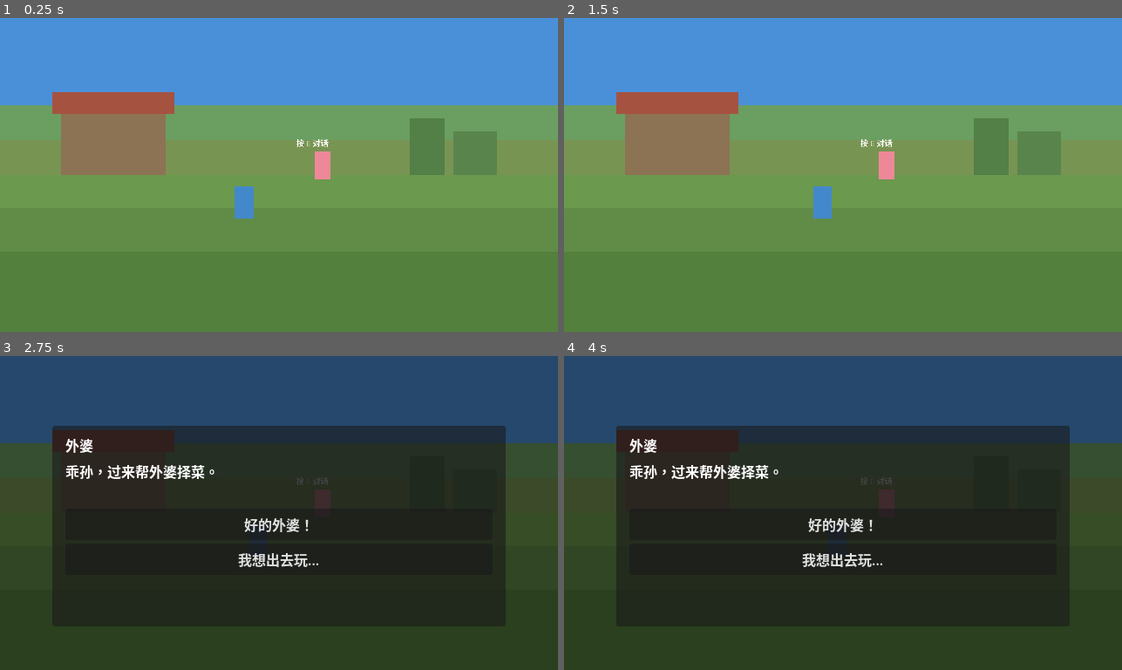
Above: before the commit, frames 1-4 (two rows, left to right).
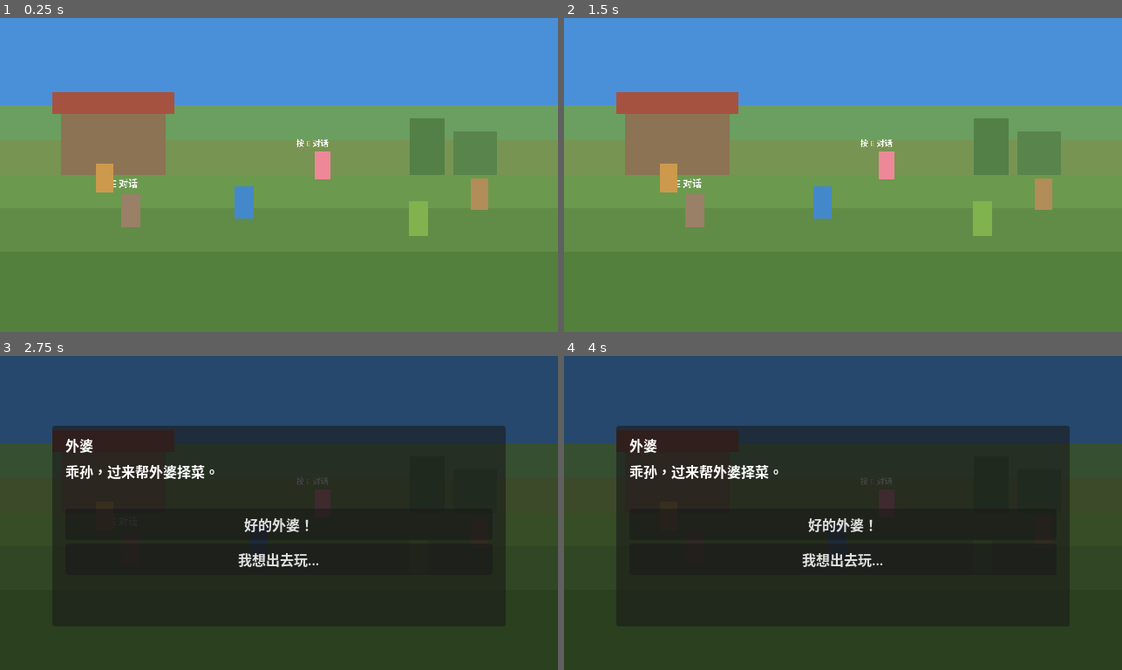
Above: after the commit, the same moments.

Repository: yuanzhoucanxiang/caojie
Game: Godot game, scene res://scenes/main.tscn
The game is run twice, just before and just after one commit, with the same random seed, the same clock (stepped at 60 frames per second) and the same inputs.
Inputs:
- Up to frame 1 (0.25 s): no input
- Up to frame 2 (1.5 s): tap Enter at 0.5 s; hold D (move_right) 0.53-1.25 s; tap E (interact) at 0.6 s; click "好的外婆！" at 1.25 s
- Up to frame 3 (2.75 s): tap Space at 2 s; hold S (move_down) from 2.03 s (still down); tap E (interact) at 2.1 s
- Up to frame 4 (4 s): release S (move_down) at 2.75 s; click "我想出去玩..." at 2.75 s; tap Enter at 3.5 s; hold D (move_right) from 3.53 s (still down); tap E (interact) at 3.6 s

The runs differ from the first frame. In frame 1, 1.4% of the frame differs, in the area x 17-88%, y 46-70%; in frame 2, 1.4%; in frame 3, less than 0.1%; in frame 4, less than 0.1%.

Commit message:
搭建游戏框架：DialogueManager autoload + 5个NPC + 信号重构 + 代码规范

Diff:
--- a/project.godot
+++ b/project.godot
@@ -19,6 +19,7 @@
 [autoload]
 
 GameState="*res://scripts/autoload/game_state.gd"
+DialogueManager="*res://scripts/autoload/dialogue_manager.gd"
 
 [display]
 
--- a/scenes/main.tscn
+++ b/scenes/main.tscn
@@ -1,9 +1,13 @@
-[gd_scene load_steps=6 format=3]
+[gd_scene load_steps=9 format=3]
 
 [ext_resource type="Script" path="res://scripts/main.gd" id="1_main"]
 [ext_resource type="Script" path="res://scripts/ui/dialogue_panel.gd" id="2_dialogue_ui"]
 [ext_resource type="PackedScene" path="res://scenes/player.tscn" id="3_player_scene"]
-[ext_resource type="PackedScene" path="res://scenes/npc_grandmother.tscn" id="4_npc_scene"]
+[ext_resource type="PackedScene" path="res://scenes/npcs/npc_grandmother.tscn" id="4_grandmother"]
+[ext_resource type="PackedScene" path="res://scenes/npcs/npc_uncle.tscn" id="5_uncle"]
+[ext_resource type="PackedScene" path="res://scenes/npcs/npc_aunt.tscn" id="6_aunt"]
+[ext_resource type="PackedScene" path="res://scenes/npcs/npc_cousin2.tscn" id="7_cousin2"]
+[ext_resource type="PackedScene" path="res://scenes/npcs/npc_xiaoming.tscn" id="8_xiaoming"]
 
 [node name="Main" type="Node2D"]
 script = ExtResource("1_main")
@@ -119,8 +123,20 @@
 [node name="Player" parent="." instance=ExtResource("3_player_scene")]
 position = Vector2(280, 230)
 
-[node name="Grandmother" parent="." instance=ExtResource("4_npc_scene")]
+[node name="Grandmother" parent="." instance=ExtResource("4_grandmother")]
 position = Vector2(370, 185)
+
+[node name="Uncle" parent="." instance=ExtResource("5_uncle")]
+position = Vector2(150, 240)
+
+[node name="Aunt" parent="." instance=ExtResource("6_aunt")]
+position = Vector2(120, 200)
+
+[node name="Cousin2" parent="." instance=ExtResource("7_cousin2")]
+position = Vector2(480, 250)
+
+[node name="Xiaoming" parent="." instance=ExtResource("8_xiaoming")]
+position = Vector2(550, 220)
 
 [node name="DialogueUI" type="CanvasLayer" parent="."]
 layer = 10
--- /dev/null
+++ b/scenes/npcs/npc_aunt.tscn
@@ -0,0 +1,14 @@
+[gd_scene load_steps=3 format=3]
+
+[ext_resource type="Script" path="res://scripts/npc/npc_aunt.gd" id="1_npc"]
+
+[sub_resource type="CircleShape2D" id="interact_zone_shape"]
+radius = 90.0
+
+[node name="Aunt" type="StaticBody2D"]
+script = ExtResource("1_npc")
+
+[node name="InteractionZone" type="Area2D" parent="."]
+
+[node name="CollisionShape2D" type="CollisionShape2D" parent="InteractionZone"]
+shape = SubResource("interact_zone_shape")
--- /dev/null
+++ b/scenes/npcs/npc_cousin2.tscn
@@ -0,0 +1,14 @@
+[gd_scene load_steps=3 format=3]
+
+[ext_resource type="Script" path="res://scripts/npc/npc_cousin2.gd" id="1_npc"]
+
+[sub_resource type="CircleShape2D" id="interact_zone_shape"]
+radius = 90.0
+
+[node name="Cousin2" type="StaticBody2D"]
+script = ExtResource("1_npc")
+
+[node name="InteractionZone" type="Area2D" parent="."]
+
+[node name="CollisionShape2D" type="CollisionShape2D" parent="InteractionZone"]
+shape = SubResource("interact_zone_shape")
--- /dev/null
+++ b/scenes/npcs/npc_grandmother.tscn
@@ -0,0 +1,14 @@
+[gd_scene load_steps=3 format=3]
+
+[ext_resource type="Script" path="res://scripts/npc/npc_grandmother.gd" id="1_npc"]
+
+[sub_resource type="CircleShape2D" id="interact_zone_shape"]
+radius = 90.0
+
+[node name="Grandmother" type="StaticBody2D"]
+script = ExtResource("1_npc")
+
+[node name="InteractionZone" type="Area2D" parent="."]
+
+[node name="CollisionShape2D" type="CollisionShape2D" parent="InteractionZone"]
+shape = SubResource("interact_zone_shape")
--- /dev/null
+++ b/scenes/npcs/npc_uncle.tscn
@@ -0,0 +1,14 @@
+[gd_scene load_steps=3 format=3]
+
+[ext_resource type="Script" path="res://scripts/npc/npc_uncle.gd" id="1_npc"]
+
+[sub_resource type="CircleShape2D" id="interact_zone_shape"]
+radius = 90.0
+
+[node name="Uncle" type="StaticBody2D"]
+script = ExtResource("1_npc")
+
+[node name="InteractionZone" type="Area2D" parent="."]
+
+[node name="CollisionShape2D" type="CollisionShape2D" parent="InteractionZone"]
+shape = SubResource("interact_zone_shape")
--- /dev/null
+++ b/scenes/npcs/npc_xiaoming.tscn
@@ -0,0 +1,14 @@
+[gd_scene load_steps=3 format=3]
+
+[ext_resource type="Script" path="res://scripts/npc/npc_xiaoming.gd" id="1_npc"]
+
+[sub_resource type="CircleShape2D" id="interact_zone_shape"]
+radius = 90.0
+
+[node name="Xiaoming" type="StaticBody2D"]
+script = ExtResource("1_npc")
+
+[node name="InteractionZone" type="Area2D" parent="."]
+
+[node name="CollisionShape2D" type="CollisionShape2D" parent="InteractionZone"]
+shape = SubResource("interact_zone_shape")
--- /dev/null
+++ b/scripts/autoload/dialogue_manager.gd
@@ -0,0 +1,79 @@
+## 职责：全局对话调度——接收NPC对话请求，驱动UI显示，管理对话状态
+## 谁使用它：所有 NPC（通过 dialogue_request 信号）、Main（监听开始/结束信号）
+## 它使用谁：GameState（应用属性变化）、DialogueUI（显示对话）
+
+extends Node
+
+signal dialogue_started
+signal dialogue_finished
+
+enum State { IDLE, SHOWING_SPEECH, SHOWING_CHOICES }
+var current_state: State = State.IDLE
+
+var _current_event_id: String = ""
+var _current_npc: Node = null
+
+
+func start_dialogue(npc: Node, event_data: Dictionary) -> void:
+	## 开始一次对话。NPC 调用此方法传入事件数据。
+	if current_state != State.IDLE:
+		return
+
+	_current_npc = npc
+	_current_event_id = event_data.get("id", "")
+	current_state = State.SHOWING_SPEECH
+	dialogue_started.emit()
+
+	# 获取 DialogueUI 节点（在 main 场景中）
+	var dialogue_ui = _get_dialogue_ui()
+	if dialogue_ui == null:
+		push_error("DialogueManager: 找不到 DialogueUI 节点")
+		_finish_dialogue()
+		return
+
+	# 显示对话
+	var npc_name: String = ""
+	if npc and npc.has_method("get"):
+		npc_name = npc.get("npc_name") if npc.get("npc_name") else ""
+	dialogue_ui.start_dialogue(npc_name, event_data)
+
+	# 切换到选择状态
+	current_state = State.SHOWING_CHOICES
+
+
+func on_choice_selected(choice_index: int, choices: Array) -> void:
+	## 玩家选择了某个选项。由 DialogueUI 调用。
+	if current_state != State.SHOWING_CHOICES:
+		return
+
+	var chosen: Dictionary = choices[choice_index]
+	var effects: Dictionary = chosen.get("effects", {})
+
+	# 应用属性变化
+	for attr_name in effects:
+		GameState.change_attribute(attr_name, effects[attr_name])
+
+	# 标记事件完成
+	if not _current_event_id.is_empty():
+		GameState.complete_event(_current_event_id)
+
+	_finish_dialogue()
+
+
+func _finish_dialogue() -> void:
+	current_state = State.IDLE
+	_current_event_id = ""
+	_current_npc = null
+	dialogue_finished.emit()
+
+
+func _get_dialogue_ui() -> Node:
+	## 在场景树中查找 DialogueUI 节点
+	var main = get_tree().current_scene
+	if main:
+		return main.get_node_or_null("DialogueUI")
+	return null
+
+
+func is_dialogue_active() -> bool:
+	return current_state != State.IDLE
--- a/scripts/main.gd
+++ b/scripts/main.gd
@@ -1,20 +1,31 @@
+## 职责：主场景控制器——绑定NPC、监听对话信号暂停/恢复玩家
+## 谁使用它：Godot 引擎（自动加载此场景）
+## 它使用谁：DialogueManager、Player、所有 NPC
+
 extends Node2D
 
-@onready var dialogue_ui: CanvasLayer = $DialogueUI
 @onready var player: CharacterBody2D = $Player
-@onready var grandmother: StaticBody2D = $Grandmother
 
 
 func _ready() -> void:
-	grandmother.dialogue_triggered.connect(_on_dialogue_triggered)
-	dialogue_ui.dialogue_finished.connect(_on_dialogue_finished)
 	player.add_to_group("player")
+	_bind_all_npcs()
+	DialogueManager.dialogue_started.connect(_on_dialogue_started)
+	DialogueManager.dialogue_finished.connect(_on_dialogue_finished)
 
 
-func _on_dialogue_triggered(npc_name: String, event_data: Dictionary) -> void:
+func _bind_all_npcs() -> void:
+	## 自动查找场景中所有 NPCBase 子类，连接它们的 dialogue_request 信号
+	for child in get_children():
+		if child.has_signal("dialogue_request"):
+			child.dialogue_request.connect(
+				func(npc, data): DialogueManager.start_dialogue(npc, data)
+			)
+
+
+func _on_dialogue_started() -> void:
 	player.set_physics_process(false)
 	player.set_process(false)
-	dialogue_ui.start_dialogue(npc_name, event_data)
 
 
 func _on_dialogue_finished() -> void:
--- /dev/null
+++ b/scripts/npc/npc_aunt.gd
@@ -0,0 +1,25 @@
+## 职责：舅妈NPC——定义舅妈的专属事件数据
+extends NPCBase
+
+func _ready() -> void:
+	npc_id = "aunt"
+	npc_name = "舅妈"
+	sprite_color = Color(0.8, 0.6, 0.3, 1)
+	default_text = "在忙呢，等会儿吃饭。"
+	default_expression = "normal"
+	super._ready()
+
+
+func _get_events() -> Array[Dictionary]:
+	return [
+		{
+			"id": "at_event_1",
+			"conditions": [],
+			"text": "饿了吧？饭快好了，再等一会儿。",
+			"expression": "kind",
+			"choices": [
+				{"text": "谢谢舅妈！", "effects": {"懂事": 1, "亲密": 1}},
+				{"text": "还好，不饿。", "effects": {}}
+			]
+		}
+	]
--- a/scripts/npc/npc_base.gd
+++ b/scripts/npc/npc_base.gd
@@ -1,12 +1,19 @@
+## 职责：NPC基类——交互区域检测、提示显示、事件条件匹配、发出对话请求
+## 谁使用它：Main（自动绑定）、Player（通过 interact_pressed 广播信号）
+## 它使用谁：GameState（条件检查）、DialogueManager（通过信号间接调用）
+
+class_name NPCBase
 extends StaticBody2D
 
-signal dialogue_triggered(npc_name: String, event_data: Dictionary)
+signal dialogue_request(npc_node: Node, event_data: Dictionary)
 
-@export var npc_id: String = "grandmother"
-@export var npc_name: String = "外婆"
+@export var npc_id: String = ""
+@export var npc_name: String = ""
+@export var sprite_color: Color = Color(0.933, 0.533, 0.6, 1)
+@export var default_text: String = "..."
+@export var default_expression: String = "normal"
 
 const SPRITE_SIZE: Vector2 = Vector2(24, 42)
-const SPRITE_COLOR: Color = Color(0.933, 0.533, 0.6, 1)
 
 const DEPTH_MIN_Y: float = 150.0
 const DEPTH_MAX_Y: float = 270.0
@@ -15,12 +22,12 @@
 
 @onready var interaction_zone: Area2D = $InteractionZone
 
-var _show_prompt: bool = false
+var _in_range: bool = false
 
 
 func _draw() -> void:
-	draw_rect(Rect2(-SPRITE_SIZE.x / 2, -SPRITE_SIZE.y, SPRITE_SIZE.x, SPRITE_SIZE.y), SPRITE_COLOR)
-	if _show_prompt:
+	draw_rect(Rect2(-SPRITE_SIZE.x / 2, -SPRITE_SIZE.y, SPRITE_SIZE.x, SPRITE_SIZE.y), sprite_color)
+	if _in_range:
 		var font: Font = ThemeDB.fallback_font
 		draw_string(font, Vector2(-40, -50), "按 E 对话", HORIZONTAL_ALIGNMENT_CENTER, -1, 12)
 
@@ -29,6 +36,31 @@
 	_update_depth_scale()
 	interaction_zone.area_entered.connect(_on_area_entered)
 	interaction_zone.area_exited.connect(_on_area_exited)
+	# 延迟一帧等场景树就绪，然后注册到玩家
+	_register_to_player()
+
+
+func _register_to_player() -> void:
+	await get_tree().process_frame
+	var player_node = get_tree().get_first_node_in_group("player")
+	if player_node and player_node.has_signal("interact_pressed"):
+		player_node.interact_pressed.connect(_on_player_interact)
+
+
+func _on_player_interact() -> void:
+	if not _in_range:
+		return
+	var event: Dictionary = _get_available_event()
+	if not event.is_empty():
+		dialogue_request.emit(self, event)
+	else:
+		var fallback: Dictionary = {
+			"id": "",
+			"text": default_text,
+			"expression": default_expression,
+			"choices": [{"text": "好的", "effects": {}}]
+		}
+		dialogue_request.emit(self, fallback)
 
 
 func _update_depth_scale() -> void:
@@ -37,81 +69,9 @@
 	scale = Vector2(s, s)
 
 
+## 子类重写此方法，返回该NPC的事件列表
 func _get_events() -> Array[Dictionary]:
-	return [
-		{
-			"id": "event_1",
-			"conditions": [],
-			"text": "乖孙，过来帮外婆择菜。",
-			"choices": [
-				{
-					"text": "好的外婆！",
-					"effects": {"懂事": 1, "亲密": 1}
-				},
-				{
-					"text": "我想出去玩...",
-					"effects": {"好奇": 1, "亲密": -1}
-				}
-			]
-		},
-		{
-			"id": "event_2",
-			"conditions": ["event_completed:event_1"],
-			"text": "来，外婆给你讲个故事。从前啊……",
-			"choices": [
-				{
-					"text": "认真听外婆讲",
-					"effects": {"懂事": 1, "亲密": 1}
-				},
-				{
-					"text": "追着问各种问题",
-					"effects": {"好奇": 1, "勤劳": -1}
-				}
-			]
-		},
-		{
-			"id": "event_3",
-			"conditions": ["event_completed:event_2"],
-			"text": "院子的菜该浇水了，你要不要来试试？",
-			"choices": [
-				{
-					"text": "积极帮忙！",
-					"effects": {"勤劳": 1, "体力": 1, "亲密": 1}
-				},
-				{
-					"text": "装作没听见……",
-					"effects": {"懂事": -1}
-				}
-			]
-		}
-	]
-
-
-func _on_area_entered(area: Area2D) -> void:
-	if area.get_parent().is_in_group("player"):
-		_show_prompt = true
-		queue_redraw()
-
-
-func _on_area_exited(area: Area2D) -> void:
-	if area.get_parent().is_in_group("player"):
-		_show_prompt = false
-		queue_redraw()
-
-
-func trigger_dialogue() -> void:
-	var event: Dictionary = _get_available_event()
-	if not event.is_empty():
-		dialogue_triggered.emit(npc_name, event)
-	else:
-		var fallback: Dictionary = {
-			"id": "",
-			"text": "乖孙，今天没有特别的事。去找点事做吧。",
-			"choices": [
-				{"text": "好的外婆", "effects": {}}
-			]
-		}
-		dialogue_triggered.emit(npc_name, fallback)
+	return []
 
 
 func _get_available_event() -> Dictionary:
@@ -136,3 +96,15 @@
 				if not GameState.check_attribute(attr_name, min_val):
 					return false
 	return true
+
+
+func _on_area_entered(area: Area2D) -> void:
+	if area.get_parent().is_in_group("player"):
+		_in_range = true
+		queue_redraw()
+
+
+func _on_area_exited(area: Area2D) -> void:
+	if area.get_parent().is_in_group("player"):
+		_in_range = false
+		queue_redraw()
--- /dev/null
+++ b/scripts/npc/npc_cousin2.gd
@@ -0,0 +1,25 @@
+## 职责：二表哥NPC——定义二表哥的专属事件数据
+extends NPCBase
+
+func _ready() -> void:
+	npc_id = "cousin2"
+	npc_name = "二表哥"
+	sprite_color = Color(0.5, 0.7, 0.3, 1)
+	default_text = "走啊走啊，待着多无聊！"
+	default_expression = "grin"
+	super._ready()
+
+
+func _get_events() -> Array[Dictionary]:
+	return [
+		{
+			"id": "c2_event_1",
+			"conditions": [],
+			"text": "走！带你去抓青蛙！",
+			"expression": "grin",
+			"choices": [
+				{"text": "走！", "effects": {"好奇": 1, "体力": 1, "亲密": 1}},
+				{"text": "去哪里抓？", "effects": {"好奇": 1}}
+			]
+		}
+	]
--- /dev/null
+++ b/scripts/npc/npc_grandmother.gd
@@ -0,0 +1,45 @@
+## 职责：外婆NPC——定义外婆的专属事件数据
+extends NPCBase
+
+func _ready() -> void:
+	npc_id = "grandmother"
+	npc_name = "外婆"
+	sprite_color = Color(0.933, 0.533, 0.6, 1)
+	default_text = "乖孙，今天没有特别的事。去找点事做吧。"
+	default_expression = "normal"
+	super._ready()
+
+
+func _get_events() -> Array[Dictionary]:
+	return [
+		{
+			"id": "gm_event_1",
+			"conditions": [],
+			"text": "乖孙，过来帮外婆择菜。",
+			"expression": "smile",
+			"choices": [
+				{"text": "好的外婆！", "effects": {"懂事": 1, "亲密": 1}},
+				{"text": "我想出去玩...", "effects": {"好奇": 1, "亲密": -1}}
+			]
+		},
+		{
+			"id": "gm_event_2",
+			"conditions": ["event_completed:gm_event_1"],
+			"text": "来，外婆给你讲个故事。从前啊……",
+			"expression": "smile",
+			"choices": [
+				{"text": "认真听外婆讲", "effects": {"懂事": 1, "亲密": 1}},
+				{"text": "追着问各种问题", "effects": {"好奇": 1, "勤劳": -1}}
+			]
+		},
+		{
+			"id": "gm_event_3",
+			"conditions": ["event_completed:gm_event_2"],
+			"text": "院子的菜该浇水了，你要不要来试试？",
+			"expression": "normal",
+			"choices": [
+				{"text": "积极帮忙！", "effects": {"勤劳": 1, "体力": 1, "亲密": 1}},
+				{"text": "装作没听见……", "effects": {"懂事": -1}}
+			]
+		}
+	]
--- /dev/null
+++ b/scripts/npc/npc_uncle.gd
@@ -0,0 +1,25 @@
+## 职责：舅舅NPC——定义舅舅的专属事件数据
+extends NPCBase
+
+func _ready() -> void:
+	npc_id = "uncle"
+	npc_name = "舅舅"
+	sprite_color = Color(0.6, 0.5, 0.4, 1)
+	default_text = "（舅舅看了你一眼，没说话，继续抽烟。）"
+	default_expression = "tired"
+	super._ready()
+
+
+func _get_events() -> Array[Dictionary]:
+	return [
+		{
+			"id": "uc_event_1",
+			"conditions": [],
+			"text": "来了啊。",
+			"expression": "tired",
+			"choices": [
+				{"text": "舅舅好！", "effects": {"懂事": 1}},
+				{"text": "（点点头）", "effects": {}}
+			]
+		}
+	]
--- /dev/null
+++ b/scripts/npc/npc_xiaoming.gd
@@ -0,0 +1,25 @@
+## 职责：小明NPC——定义小明的专属事件数据
+extends NPCBase
+
+func _ready() -> void:
+	npc_id = "xiaoming"
+	npc_name = "小明"
+	sprite_color = Color(0.7, 0.55, 0.35, 1)
+	default_text = "走不走？我带你去个好玩的地方！"
+	default_expression = "grin"
+	super._ready()
+
+
+func _get_events() -> Array[Dictionary]:
+	return [
+		{
+			"id": "xm_event_1",
+			"conditions": [],
+			"text": "哎！你是新来的吧？我叫亚明，大家都叫我小明！",
+			"expression": "grin",
+			"choices": [
+				{"text": "我叫___，你好！", "effects": {"懂事": 1, "亲密": 1}},
+				{"text": "（点点头）", "effects": {}}
+			]
+		}
+	]
--- a/scripts/player/player.gd
+++ b/scripts/player/player.gd
@@ -1,4 +1,10 @@
+## 职责：玩家角色——四方向移动、深度缩放、按E广播交互信号
+## 谁使用它：Main（暂停/恢复控制）
+## 它使用谁：NPCBase（通过 interact_pressed 广播信号，NPC 自行判断）
+
 extends CharacterBody2D
+
+signal interact_pressed
 
 @export var speed: float = 200.0
 @export var depth_speed: float = 150.0
@@ -32,7 +38,7 @@
 	position.y = clampf(position.y, DEPTH_MIN_Y, DEPTH_MAX_Y)
 
 	if Input.is_action_just_pressed("interact"):
-		_try_interact()
+		interact_pressed.emit()
 
 
 func _process(_delta: float) -> void:
@@ -43,14 +49,3 @@
 	var t: float = clampf((position.y - DEPTH_MIN_Y) / (DEPTH_MAX_Y - DEPTH_MIN_Y), 0.0, 1.0)
 	var s: float = lerp(SCALE_MIN, SCALE_MAX, t)
 	scale = Vector2(s, s)
-
-
-func _try_interact() -> void:
-	var detector: Area2D = $InteractionDetector
-	var overlapping_areas: Array[Area2D] = detector.get_overlapping_areas()
-
-	for area in overlapping_areas:
-		var parent = area.get_parent()
-		if parent.has_method("trigger_dialogue"):
-			parent.trigger_dialogue()
-			return
--- a/scripts/ui/dialogue_panel.gd
+++ b/scripts/ui/dialogue_panel.gd
@@ -1,6 +1,4 @@
 extends CanvasLayer
-
-signal dialogue_finished()
 
 @onready var dim_background: ColorRect = $UIContainer/DimBackground
 @onready var dialogue_box: Panel = $UIContainer/DialogueBox
@@ -8,7 +6,7 @@
 @onready var dialogue_text_label: Label = $UIContainer/DialogueBox/DialogueText
 @onready var choice_container: VBoxContainer = $UIContainer/DialogueBox/ChoiceContainer
 
-var _current_event_id: String = ""
+var _current_choices: Array = []
 
 
 func _ready() -> void:
@@ -18,35 +16,25 @@
 func start_dialogue(npc_name: String, event_data: Dictionary) -> void:
 	npc_name_label.text = npc_name
 	dialogue_text_label.text = event_data.get("text", "...")
-	_current_event_id = event_data.get("id", "")
+	_current_choices = event_data.get("choices", [])
 
 	for child in choice_container.get_children():
 		child.queue_free()
 
-	var choices: Array = event_data.get("choices", [])
-	for i in range(choices.size()):
-		var choice: Dictionary = choices[i]
+	for i in range(_current_choices.size()):
+		var choice: Dictionary = _current_choices[i]
 		var button: Button = Button.new()
 		button.text = choice.get("text", "选项%d" % (i + 1))
 		button.custom_minimum_size = Vector2(300, 36)
-		button.pressed.connect(_on_choice_pressed.bind(i, choices))
+		button.pressed.connect(_on_choice_pressed.bind(i))
 		choice_container.add_child(button)
 
 	show_panel()
 
 
-func _on_choice_pressed(choice_index: int, choices: Array) -> void:
-	var chosen: Dictionary = choices[choice_index]
-	var effects: Dictionary = chosen.get("effects", {})
-
-	for attr_name in effects:
-		GameState.change_attribute(attr_name, effects[attr_name])
-
-	if not _current_event_id.is_empty():
-		GameState.complete_event(_current_event_id)
-
+func _on_choice_pressed(choice_index: int) -> void:
 	hide_panel()
-	dialogue_finished.emit()
+	DialogueManager.on_choice_selected(choice_index, _current_choices)
 
 
 func show_panel() -> void:
Not shown, added: docs_dev/code_conventions.md
